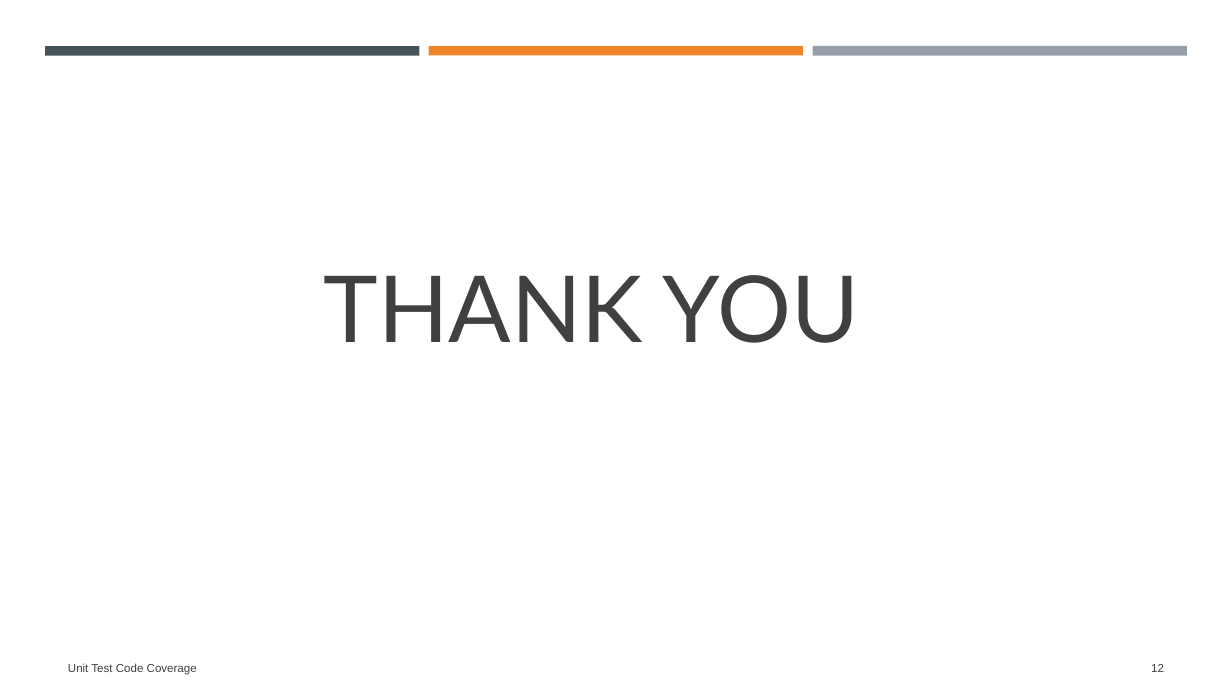
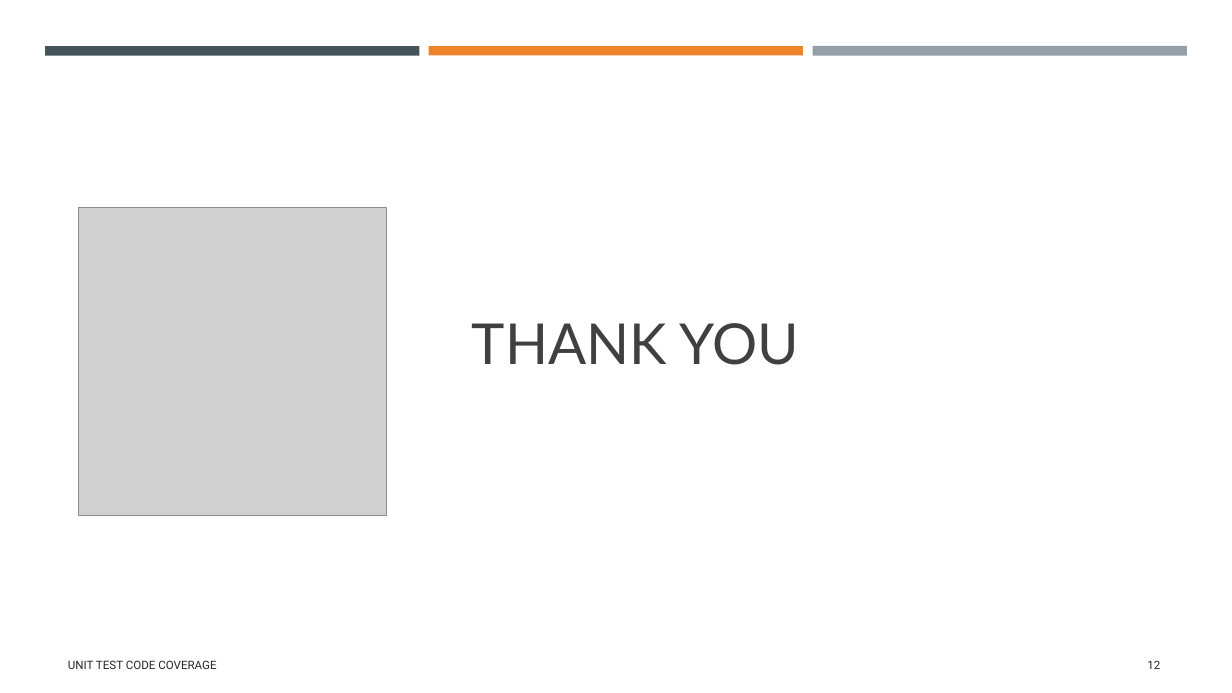
Before and after one commit to mahbubur-r/neocortexapi, a slide deck: slide 12 of source/MySEProject/Documentation/ML2324-8 Implement Anomaly Detection Sample.pptx. Drawn at 1232x693 pixels with LibreOffice and Linux fonts; fonts in the diff are those of the drawing; grey boxes stand for pictures. Boxes give left, top, right and bottom in pixels: in the first picture for what was removed or moved away, otherwise in the second. Text is boxed around its words. In the diff, an @@ line names an element or a change of style, - is before the commit and + after.

```diff
--- a/source/MySEProject/Documentation/ML2324-8 Implement Anomaly Detection Sample.pptx
+++ b/source/MySEProject/Documentation/ML2324-8 Implement Anomaly Detection Sample.pptx
@@ rectangle added at box(0, 0, 1232, 693), fill #FFFFFF @@
@@ text "THANK YOU": place and size @@
-text "THANK YOU" at box(324, 275, 859, 343)
+text "THANK YOU" at box(472, 323, 799, 365)
@@ text "THANK YOU" at box(472, 323, 799, 365): size 72 to 44 pt; alignment centre to left; line spacing 37pt to 1; more space between paragraphs; vertical alignment middle to bottom @@
@@ picture added at box(79, 207, 387, 516) @@
@@ page number at box(1147, 660, 1160, 669): font Arial to Roboto, text colour #404040 to #262626; more space between paragraphs @@
@@ text at box(68, 660, 216, 669): text changed; font Arial to Roboto; text colour #404040 to #262626 @@
-Unit Test Code Coverage
+UNIT TEST CODE COVERAGE
```
Also in this commit, not shown: 6 other slides changed, 1 slide added, 1 slide removed, 1 other file.
